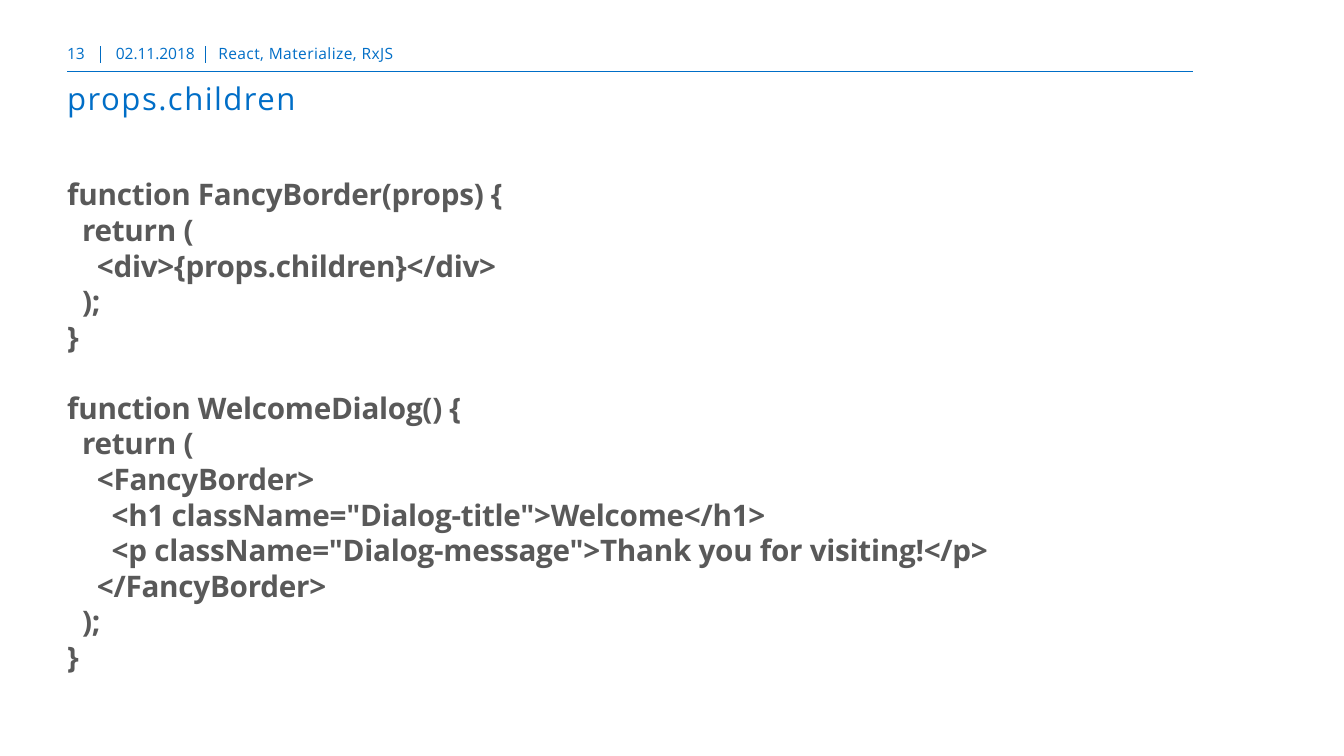
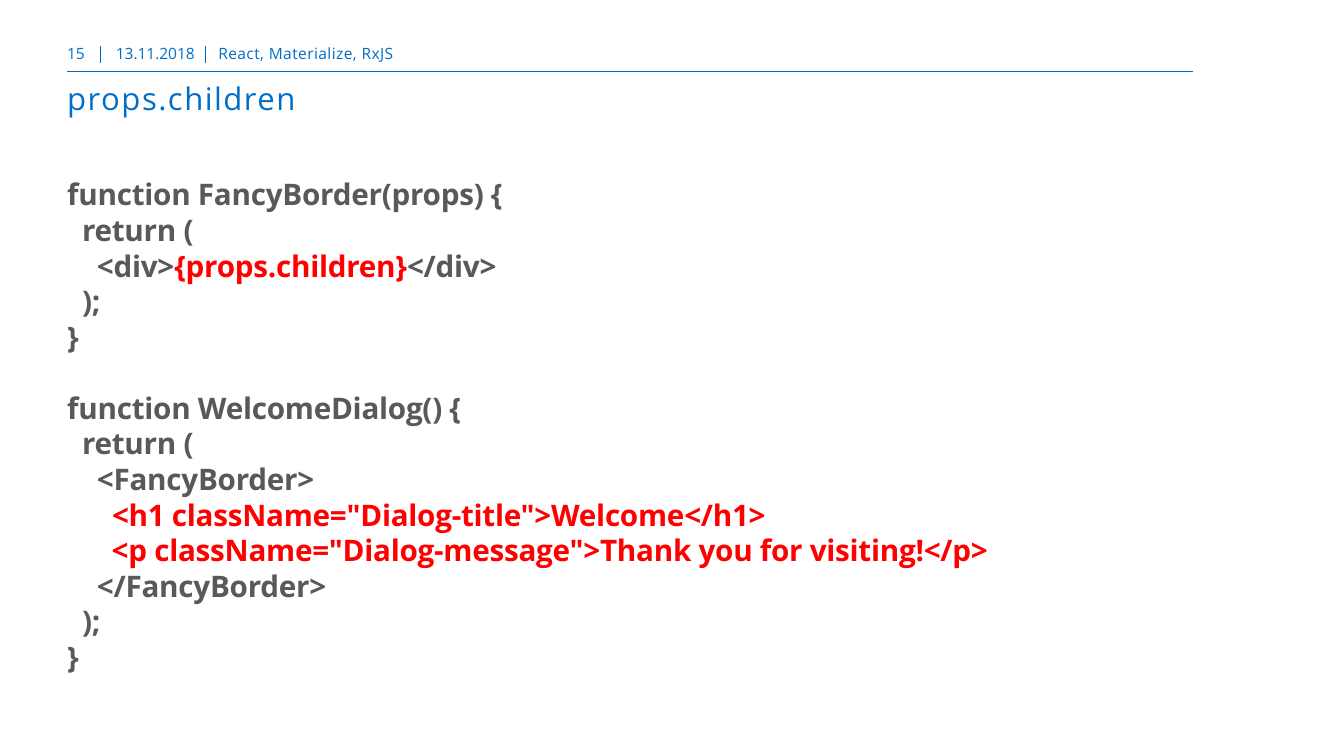
Before and after one commit to markusborer/ReactSample, a slide deck: slide 15 of React.pptx (slide 13 before the commit). Drawn at 1344x756 pixels with LibreOffice and Linux fonts; fonts in the diff are those of the drawing; background and template pictures are left out. Boxes give left, top, right and bottom in pixels: in the first picture for what was removed or moved away, otherwise in the second. Text is boxed around its words. In the diff, an @@ line names an element or a change of style, - is before the commit and + after.

```diff
--- a/React.pptx
+++ b/React.pptx
@@ page number at box(67, 48, 85, 59): text changed @@
-13
+15
@@ text at box(116, 47, 195, 59): text changed @@
-02.11.2018
+13.11.2018
@@ text at box(97, 254, 988, 568): text colour #595959 to #FF0000 in "<div>{props.children}</div>", "<h1 className="Dialog-title">Welcome</h1>", "<p className="Dialog-message">Thank you for visiting!</p>" @@
```
Also in this commit, not shown: 40 other slides changed, 3 slides added, 1 other file.
